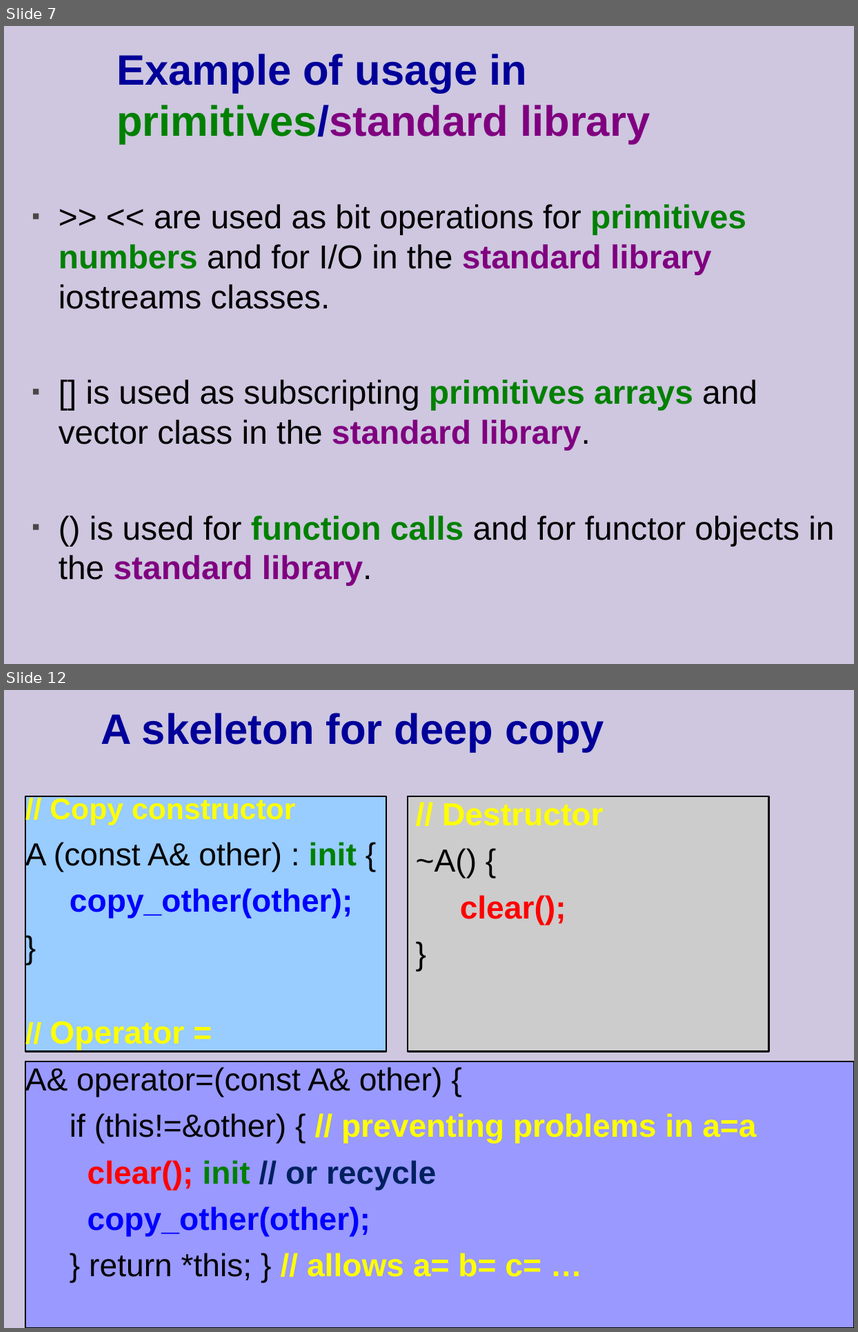
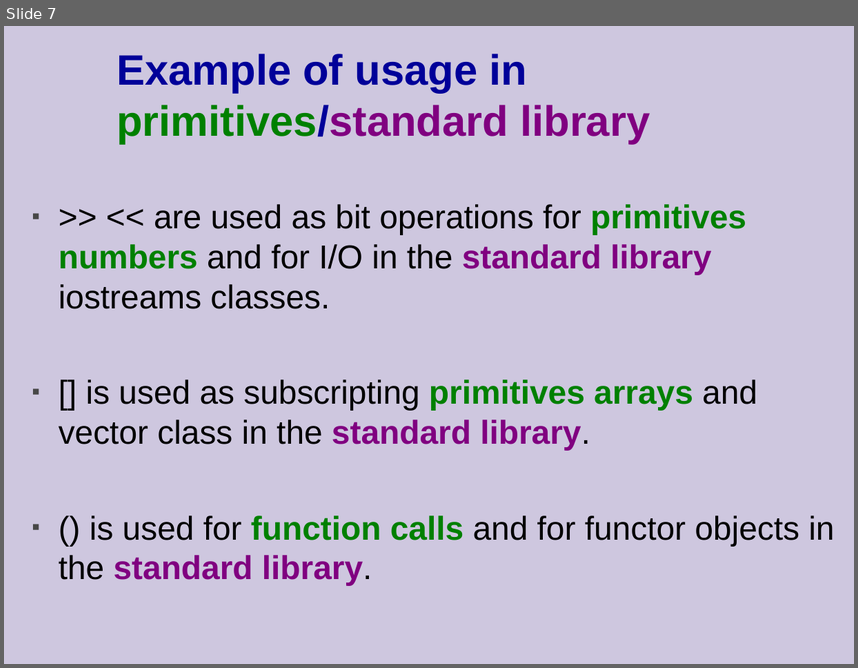
Before and after one commit to cpp-at-ariel/cpp-5778, a slide deck: week04-operator-overloading/slides.odp. Shown one above the other, each under a label of ours: slides 7 and 12 before the commit, slide 7 after it; the slides between them are not shown. The pictures are 858x1332 and 858x668 pixels, drawn with LibreOffice and Linux fonts; fonts in the diff are those of the drawing. Boxes give left, top, right and bottom in pixels: in the first picture for what was removed or moved away, otherwise in the second. Text is boxed around its words. In the diff, an @@ line names an element or a change of style, - is before the commit and + after.

```diff
--- a/week04-operator-overloading/slides.odp
+++ b/week04-operator-overloading/slides.odp
@@ slide 12 removed at (4, 690, 854, 1328), background #CEC7DF @@
@@ title removed at (101, 713, 604, 752) @@
-A skeleton for deep copy
@@ rectangle removed at (25, 796, 386, 1052) @@
@@ text removed at (25, 796, 756, 1280) @@
-// Copy constructor
-A (const A& other) : init {
-copy_other(other);
-}
-// Operator =
-A& operator=(const A& other) {
-if (this!=&other) { // preventing problems in a=a
-clear(); init // or recycle
-copy_other(other);
-} return *this; } // allows a= b= c= …
@@ rectangle removed at (408, 796, 769, 1052) @@
@@ text removed at (416, 803, 604, 925) @@
-// Destructor
-~A() {
-clear();
-}
@@ rectangle removed at (25, 1061, 854, 1328) @@
```
Also in this commit, not shown: 3 slides changed, 19 other slides removed, 38 other files.
